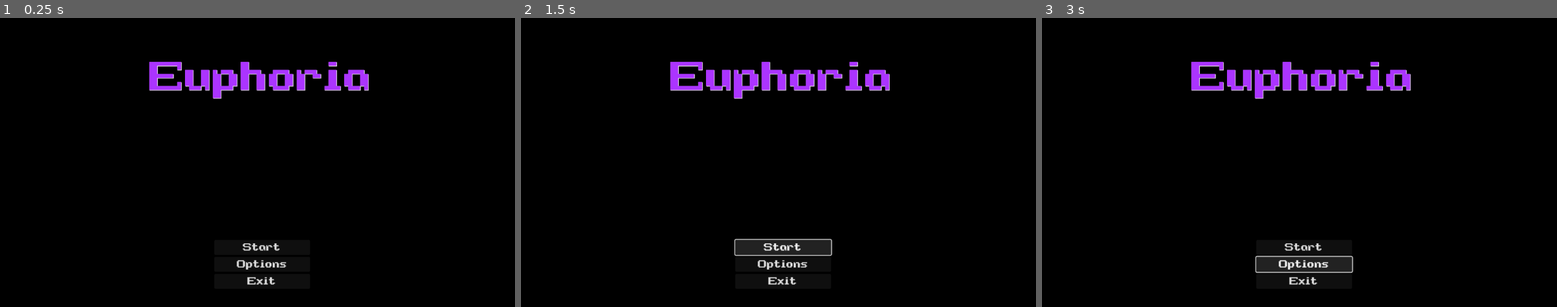
Above: before the commit, frames 1-3 (left to right).
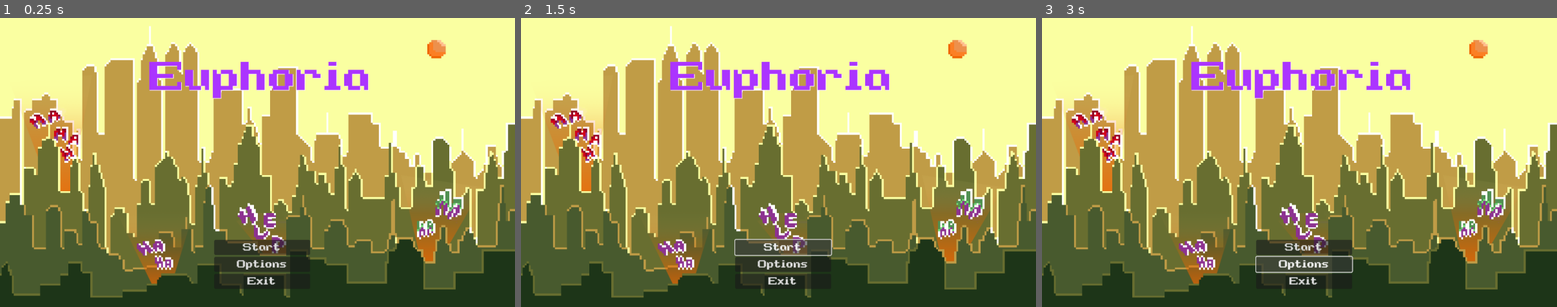
Above: after the commit, the same moments.

Repository: TranNguyenMinhHoangCLC02/Euphoria
Game: Godot game, scene res://StartMenu/menu.tscn
Same seed, same stepped clock (60 frames per second), same inputs: the game is played once before the commit and once after it. The project has no main scene, so this scene is started directly.
Inputs:
- Up to frame 1 (0.25 s): no input
- Up to frame 2 (1.5 s): click "Start" at 0.5 s; click "Start" at 1.25 s
- Up to frame 3 (3 s): click "Start" at 2 s; click "Options" at 2.75 s

The runs differ from the first frame. In frame 1, 97% of the frame differs, in the area x 0-100%, y 0-100%; in frame 2, 97%; in frame 3, 97%.

Commit message:
add bg to main menu

Diff:
--- a/StartMenu/menu.tscn
+++ b/StartMenu/menu.tscn
@@ -1,6 +1,7 @@
-[gd_scene load_steps=2 format=3 uid="uid://3v8otiprji2w"]
+[gd_scene load_steps=3 format=3 uid="uid://3v8otiprji2w"]
 
 [ext_resource type="FontFile" uid="uid://cyus17btekl7x" path="res://Font/SuperLegendBoy-4w8Y.ttf" id="1_bksal"]
+[ext_resource type="Texture2D" uid="uid://be00n7v1bbmhq" path="res://Assets/main_bg.png" id="2_mocka"]
 
 [node name="Menu" type="ColorRect"]
 anchors_preset = 15
@@ -13,7 +14,7 @@
 grow_horizontal = 2
 grow_vertical = 2
 scale = Vector2(1.00244, 1.00237)
-color = Color(0, 0, 0, 1)
+color = Color(0, 0, 0, 0)
 
 [node name="VBoxContainer" type="VBoxContainer" parent="."]
 z_index = 1
@@ -85,3 +86,9 @@
 text = "Euphoria"
 horizontal_alignment = 1
 vertical_alignment = 1
+
+[node name="Bg" type="Sprite2D" parent="Label"]
+z_index = -1
+position = Vector2(242.578, 245.21)
+scale = Vector2(1, 1)
+texture = ExtResource("2_mocka")
Binary file added: Assets/main_bg.png
Not shown, added: Assets/main_bg.png.import
